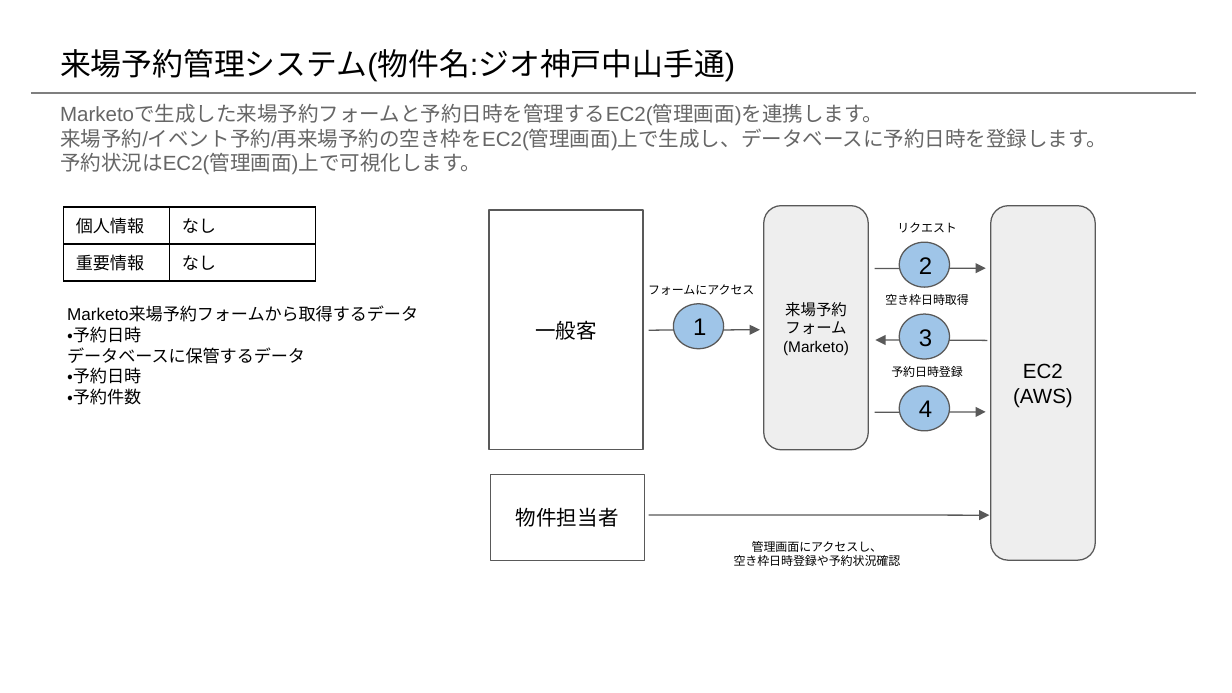
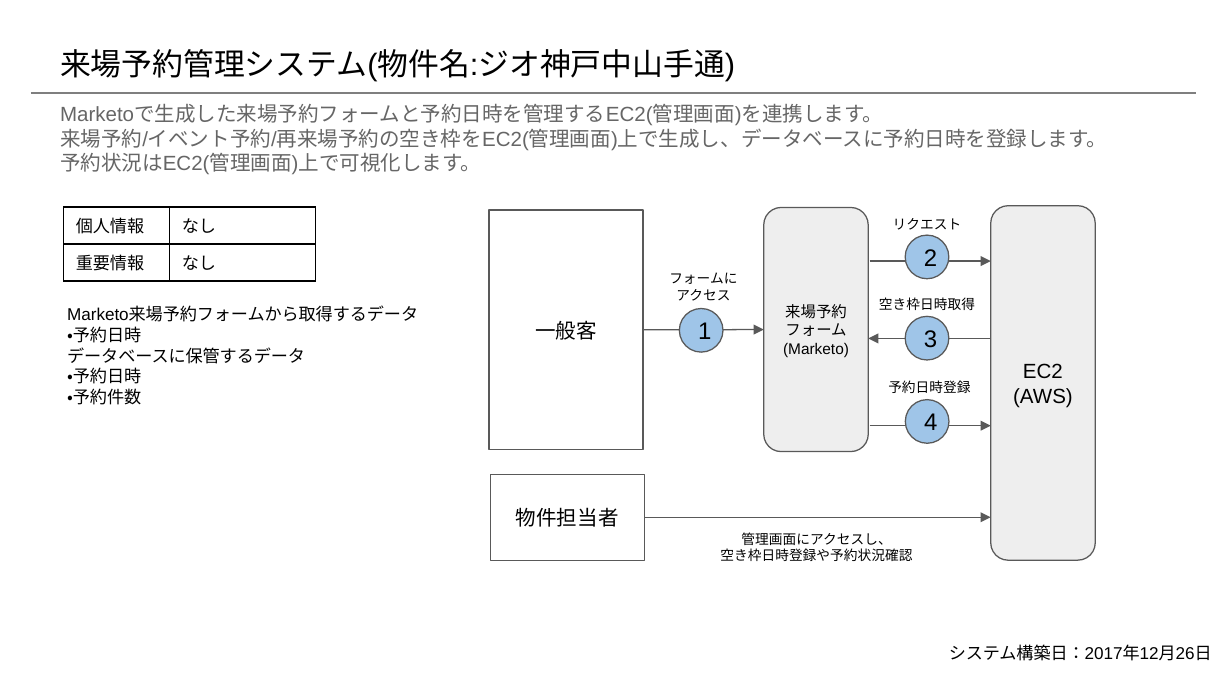
Before and after one commit to prime-x-co-ltd/px-overview, a slide deck: slide 5 of docs/自社開発システム構成図.pptx. Drawn at 1232x693 pixels with LibreOffice and Linux fonts; fonts in the diff are those of the drawing. Boxes give left, top, right and bottom in pixels: in the first picture for what was removed or moved away, otherwise in the second. Text is boxed around its words. In the diff, an @@ line names an element or a change of style, - is before the commit and + after.

```diff
--- a/docs/自社開発システム構成図.pptx
+++ b/docs/自社開発システム構成図.pptx
@@ ellipse "2": place and size @@
-ellipse "2" at [899,243,950,287]
+ellipse "2" at [906,235,949,278]
@@ arrow moved from (875, 269) - (986, 269) to (870, 261) - (991, 261) @@
@@ text at [669,272,737,301]: text changed; size 7 to 8 pt @@
-フォームにアクセス
+フォームに
+アクセス
@@ ellipse "1": place and size @@
-ellipse "1" at [674,304,724,349]
+ellipse "1" at [679,308,722,351]
@@ ellipse "3": place and size @@
-ellipse "3" at [899,314,950,359]
+ellipse "3" at [906,317,949,360]
@@ arrow moved from (649, 330) - (760, 330) to (643, 330) - (764, 330) @@
@@ arrow moved from (988, 340) - (876, 340) to (991, 339) - (869, 339) @@
@@ size 7 to 8 pt in 4 elements at [879,297,975,310], [893,218,962,230], [720,532,912,561], [888,380,970,393] @@
@@ text "予約日時登録": place and size @@
-text "予約日時登録" at [891,366,963,377]
+text "予約日時登録" at [888,380,970,393]
@@ alignment left to centre in 4 elements at [906,317,949,360], [679,308,722,351], [906,235,949,278], [906,399,949,442] @@
@@ ellipse "4": place and size @@
-ellipse "4" at [899,386,950,430]
+ellipse "4" at [906,399,949,442]
@@ arrow moved from (875, 413) - (986, 411) to (870, 426) - (991, 426) @@
@@ arrow moved from (649, 515) - (989, 515) to (644, 517) - (991, 517) @@
@@ text "管理画面にアクセスし、": place and size @@
-text "管理画面にアクセスし、" at [734,541,901,566]
+text "管理画面にアクセスし、" at [720,532,912,561]
@@ text added at [949,644,1212,661], 10 pt, text #000000 @@
+システム構築日：2017年12月26日
```
Also in this commit, not shown: 14 other slides changed, 1 other file.
